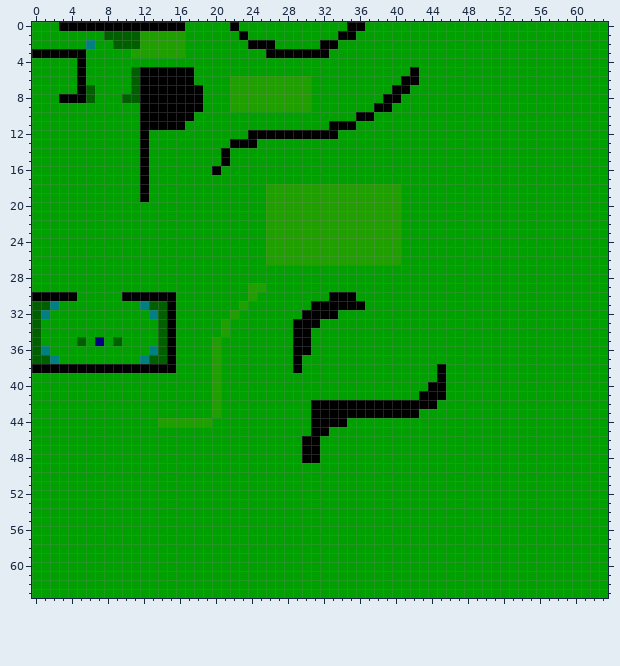
Two states of a pixel-art sprite, Game++ Tile/res/map.png. Above, as it was before the edit.
The file is 64x64 pixels.
Now the later version:
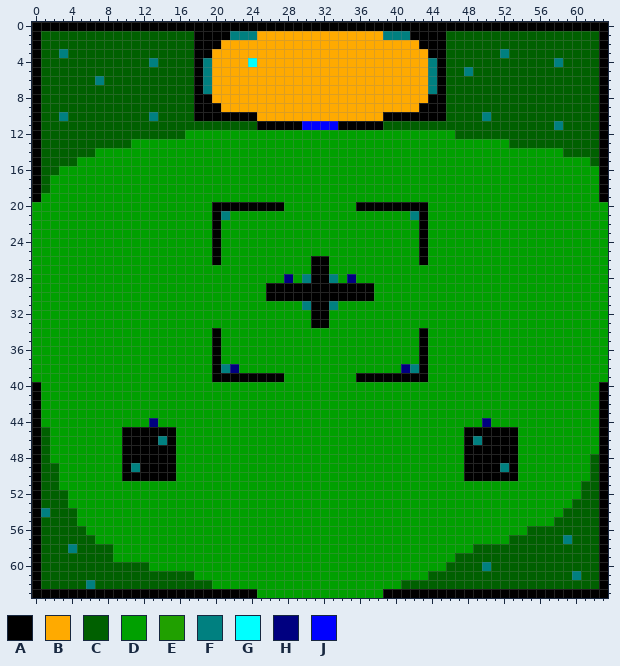
Palette (. is transparent): A #000000  B #ffaa00  C #006000  D #00a000  E #20a000  F #008080  G #00ffff  H #000080  J #0000ff
The exact change:
Changed rows in their new state; - is an unchanged pixel.
first column x 0:
 0 AAA--------------AAAAA-AAAAAAAAAAAA--AAAAAAAAAAAAAAAAAAAAAAAAAAA
 1 ACCCCCCC----CCCCCCAAAAFFFBBBBBBBBBBBBBBFFFAAAACCCCCCCCCCCCCCCCCA
 2 ACCCCCCCC---CCCCCCAAABBBBBBBBBBBBBBBBBBBBBBAAACCCCCCCCCCCCCCCCCA
 3 -CCFCCCCCCCCCCCCCCAABBBBBBBBBBBBBBBBBBBBBBBBAACCCCCCFCCCCCCCCCCA
 4 ACCCCCCCCCCCCFCCCCAFBBBBGBBBBBBBBBBBBBBBBBBBFACCCCCCCCCCCCFCCCCA
 5 ACCCCCCCCCC-CCCCCCAFBBBBBBBBBBBBBBBBBBBBBBBBFACCFCCCCCCCCCCCCCCA
 6 ACCCCCCFCCC-CCCCCCAFBBBBBBBBBBBBBBBBBBBBBBBBFACCCCCCCCCCCCCCCCCA
 7 ACCCCC-CCCC-CCCCCC-FBBBBBBBBBBBBBBBBBBBBBBBBFACCCCCCCCCCCCCCCCCA
 8 ACCCCC-CCC--CCCCCC-ABBBBBBBBBBBBBBBBBBBBBBBBAACCCCCCCCCCCCCCCCCA
 9 ACCCCCCCCCCCCCCCCC-AABBBBBBBBBBBBBBBBBBBBBBAAACCCCCCCCCCCCCCCCCA
10 ACCFCCCCCCCCCFCCCCAAAAAAABBBBBBBBBBBBBBAAAAAAACCCCFCCCCCCCCCCCCA
11 ACCCCCCCCCCCCCCCCCCCCCCCCAAAAAJJJJ--AAACCCCCCCCCCCCCCCCCCCFCCCCA
12 ACCCCCCCCCCCCCCCC-------DDDDDDDDDD-------------CCCCCCCCCCCCCCCCA
13 ACCCCCCCCCC-D---------DDD----------------------------CCCCCCCCCCA
14 ACCCCCC-----D--------D-------------------------------------CCCCA
15 ACCCC-------D--------D----------------------------------------CA
16 ACC---------D-------D------------------------------------------A
17 AC----------D--------------------------------------------------A
18 AC----------D-------------DDDDDDDDDDDDDDD----------------------A
19 A-----------D-------------DDDDDDDDDDDDDDD----------------------A
20 --------------------AAAAAAAADDDDDDDDAAAAAAAA--------------------
21 --------------------AF----DDDDDDDDDDDDDDD-FA--------------------
22 --------------------A-----DDDDDDDDDDDDDDD--A--------------------
23 --------------------A-----DDDDDDDDDDDDDDD--A--------------------
24 --------------------A-----DDDDDDDDDDDDDDD--A--------------------
25 --------------------A-----DDDDDDDDDDDDDDD--A--------------------
26 --------------------A-----DDDDDAADDDDDDDD--A--------------------
27 -------------------------------AA-------------------------------
28 ----------------------------H-FAAF-H----------------------------
29 ------------------------DDAAAAAAAAAAAA--------------------------
30 DDDDD-----DDDDDD--------D-AAAAAAA---AA--------------------------
31 DDD---------DDDD-------D------F--FDDD---------------------------
32 DD-----------DDD------D-------D--D------------------------------
33 D-------------DD-----D-------DD-A-------------------------------
34 D-------------DD----AD-------DD------------A--------------------
35 D----D-D-D----DD----A--------DD------------A--------------------
36 DD-----------DDD----A--------DD------------A--------------------
37 DDD---------DDDD----A--------D-------------A--------------------
38 DDDDDDDDDDDDDDDD----AFH------D-----------HFA-D------------------
39 --------------------AAAAAAAA--------AAAAAAAA-D------------------
40 A-------------------D-----------------------DD-----------------A
41 A-------------------D----------------------DDD-----------------A
42 A-------------------D----------DDDDDDDDDDDDDD------------------A
43 A-------------------D----------DDDDDDDDDDDD--------------------A
44 A------------HDDDDDD-----------DDDD---------------H------------A
45 AC--------AAAAAA---------------DD---------------AAAAAA---------A
46 AC--------AAAAFA--------------DD----------------AFAAAA---------A
47 AC--------AAAAAA--------------DD----------------AAAAAA---------A
48 AC--------AAAAAA--------------DD----------------AAAAAA--------CA
49 ACC-------AFAAAA--------------------------------AAAAFA--------CA
50 ACC-------AAAAAA--------------------------------AAAAAA--------CA
51 ACC----------------------------------------------------------CCA
52 ACCC---------------------------------------------------------CCA
53 ACCC--------------------------------------------------------CCCA
54 AFCCC------------------------------------------------------CCCCA
55 ACCCC-----------------------------------------------------CCCCCA
56 ACCCCC-------------------------------------------------CCCCCCCCA
57 ACCCCCC----------------------------------------------CCCCCCFCCCA
58 ACCCFCCCC----------------------------------------CCCCCCCCCCCCCCA
59 ACCCCCCCC--------------------------------------CCCCCCCCCCCCCCCCA
60 ACCCCCCCCCCCC---------------------------------CCCCFCCCCCCCCCCCCA
61 ACCCCCCCCCCCCCCCCC--------------------------CCCCCCCCCCCCCCCCFCCA
62 ACCCCCFCCCCCCCCCCCCC---------------------CCCCCCCCCCCCCCCCCCCCCCA
63 AAAAAAAAAAAAAAAAAAAAAAAAA--------------AAAAAAAAAAAAAAAAAAAAAAAAA
Where, in picture pixels (left, top, right, bottom), the same in both pictures:
changed: (32, 22, 608, 598)
